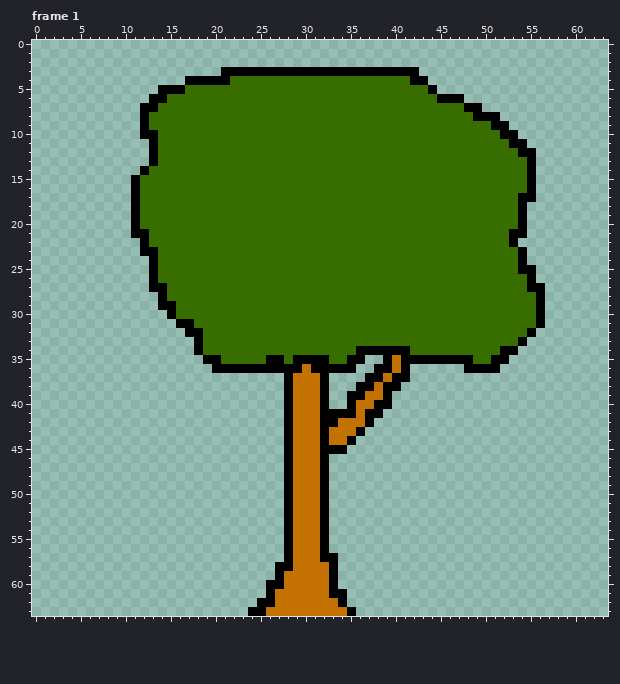
Two versions of one pixel-art file, games/walker/assets/scenery64.ase. The picture above is the old version.
64x64 pixels, 7 frames. Colours within 5 levels of each other are drawn and written as one. Shown: frame 1. The commit also changed other frames, which this record leaves out.
New version:
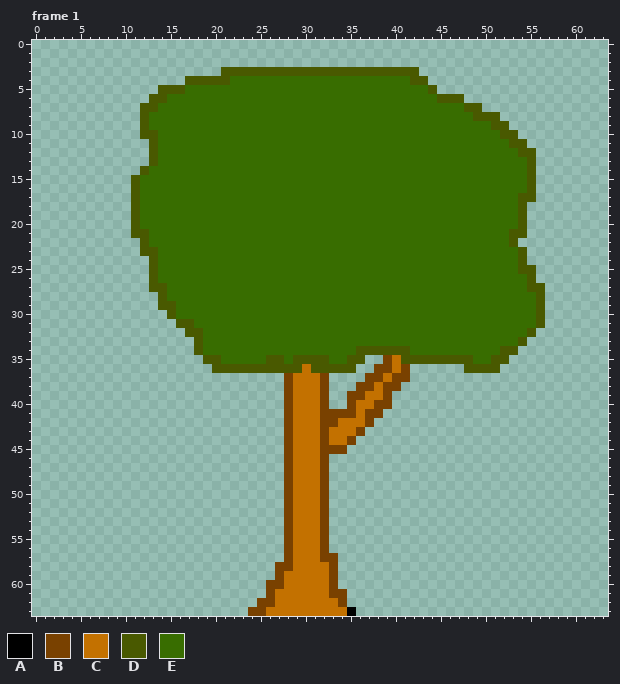
Palette (. is transparent): A #000000  B #794100  C #c37100  D #495900  E #386d00
Changes in this commit:
Frame 1:
Colour A gives way to colour B in row 35 at x 39; in row 36 at x 38 to 39 and 41; in row 37 at x 28, 32, 37 to 38 and 40 to 41; in row 38 at x 28, 32, 36 to 37 and 39 to 40; in row 39 at x 28, 32, 35 to 36 and 39; in row 40 at x 28, 32, 35 and 38 to 39.
Colour A gives way to colour B in row 41 at x 28, 32 to 35 and 37 to 38; in row 42 at x 28, 32 to 33 and 37; in row 43 at x 28, 32 and 36; in row 44 at x 28, 32 and 35; in row 45 at x 28 and 32 to 34; in rows 46 to 56 at x 28 and 32.
Colour A gives way to colour B in row 57 at x 28 and 32 to 33; in row 58 at x 27 to 28 and 33; in row 59 at x 27 and 33; in row 60 at x 26 to 27 and 33; in row 61 at x 26 and 33 to 34; in row 62 at x 25 to 26 and 34.
Colour A gives way to colour B in row 63 at x 24 to 25.
Colour A gives way to colour D in row 3 at x 21 to 42; in row 4 at x 17 to 21 and 42 to 43; in row 5 at x 14 to 16 and 44; in row 6 at x 13 to 14 and 45 to 47; in row 7 at x 12 to 13 and 48 to 49; in row 8 at x 12 and 49 to 51.
Colour A gives way to colour D in row 9 at x 12 and 51 to 52; in row 10 at x 12 to 13 and 52 to 53; in row 11 at x 13 and 53 to 54; in row 12 at x 13 and 54 to 55; in row 13 at x 13 and 55; in row 14 at x 12 and 55.
Colour A gives way to colour D in rows 15 to 16 at x 11 and 55; in row 17 at x 11 and 54 to 55; in rows 18 to 20 at x 11 and 54; in row 21 at x 11 to 12 and 53 to 54; in row 22 at x 12 and 53; in row 23 at x 12 to 13 and 54.
Colour A gives way to colour D in row 24 at x 13 and 54; in row 25 at x 13 and 54 to 55; in row 26 at x 13 and 55; in row 27 at x 13 to 14 and 55 to 56; in row 28 at x 14 and 56; in row 29 at x 14 to 15 and 56.
Colour A gives way to colour D in row 30 at x 15 and 56; in row 31 at x 16 to 17 and 56; in row 32 at x 17 to 18 and 55; in row 33 at x 18 and 54; in row 34 at x 18, 36 to 41 and 52 to 53; in row 35 at x 19 to 20, 26 to 27, 29 to 32, 35 to 36, 41 to 48 and 51 to 52.
Colour A gives way to colour D in row 36 at x 20 to 29, 31 to 35 and 48 to 51.
Where, in picture pixels (left, top, right, bottom), the same in both pictures:
changed: (131, 67, 545, 616)
